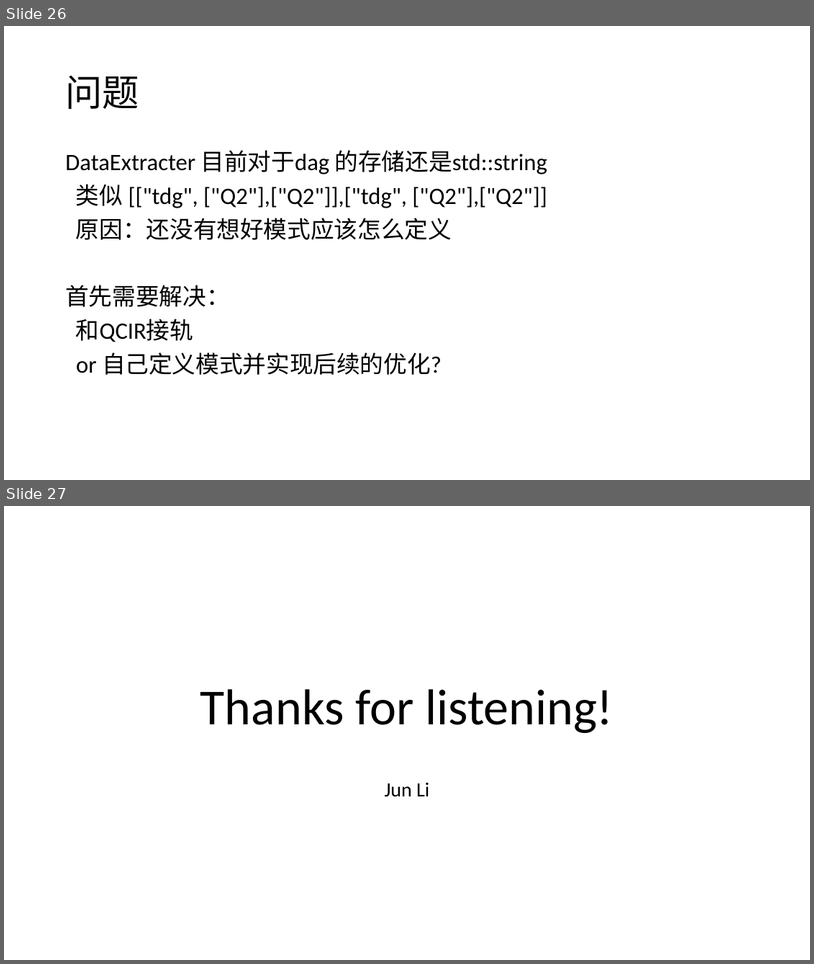
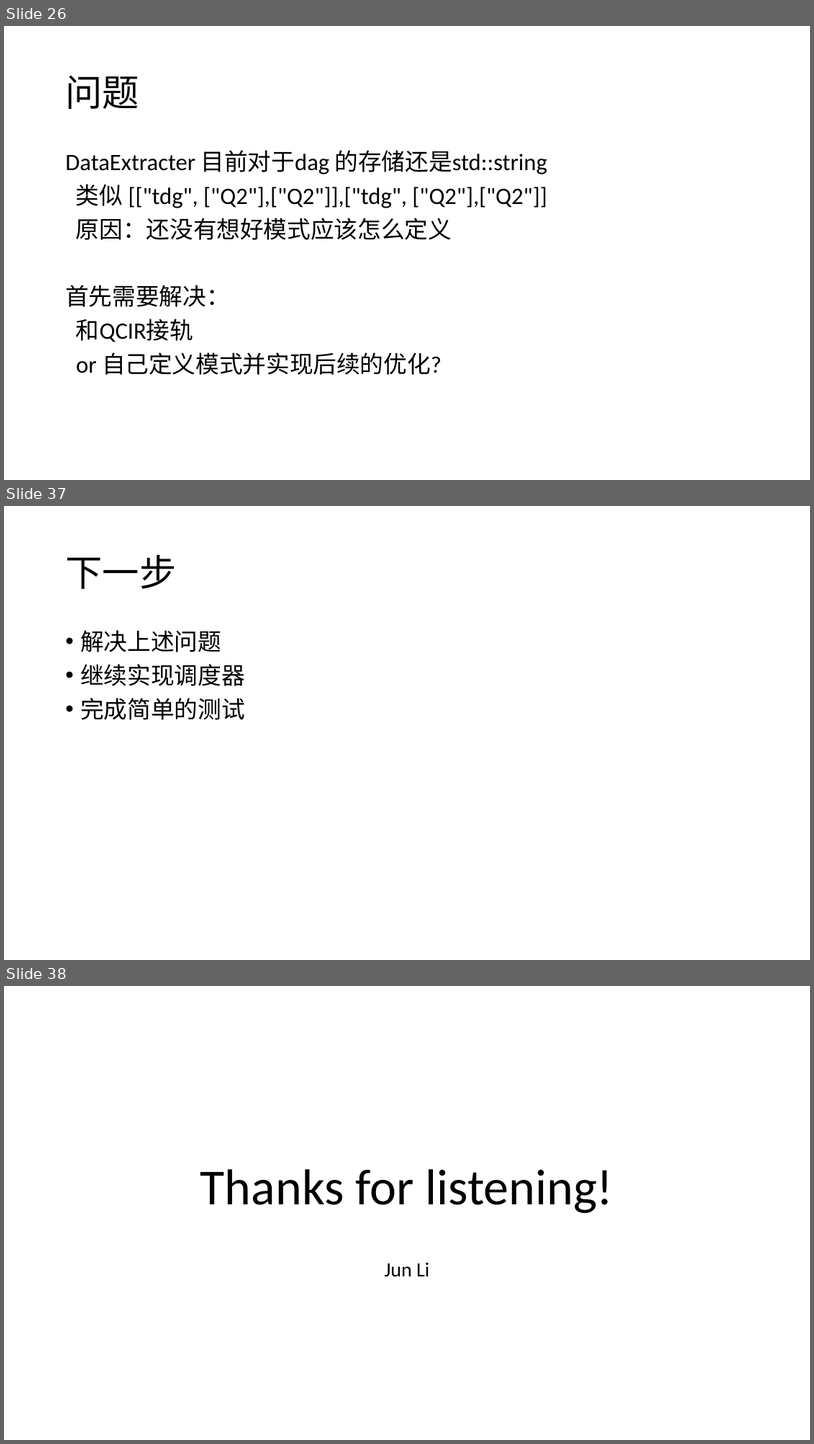
Before and after one commit to RosaryXiang/Pattern-Scheduler, a slide deck: Pattern Scheduler.pptx. Shown one above the other, each under a label of ours: slides 26 and 27 before the commit, slides 26, 37 and 38 after it; the slides between them are not shown. The pictures are 814x964 and 814x1444 pixels, drawn with LibreOffice and Linux fonts; fonts in the diff are those of the drawing. Boxes give left, top, right and bottom in pixels: in the first picture for what was removed or moved away, otherwise in the second. Text is boxed around its words. In the diff, an @@ line names an element or a change of style, - is before the commit and + after.

```diff
--- a/Pattern Scheduler.pptx
+++ b/Pattern Scheduler.pptx
@@ slide 37 added at bbox=[4, 506, 810, 960], background #FFFFFF @@
@@ title added at bbox=[65, 555, 176, 589], 44 pt, text #000000 @@
+下一步
@@ text added at bbox=[80, 630, 244, 720], 28 pt, text #000000 @@
+• 解决上述问题
+• 继续实现调度器
+• 完成简单的测试
@@ what was slide 27 is now slide 38 @@
```
Also in this commit, not shown: 10 other slides added, 10 other files.
